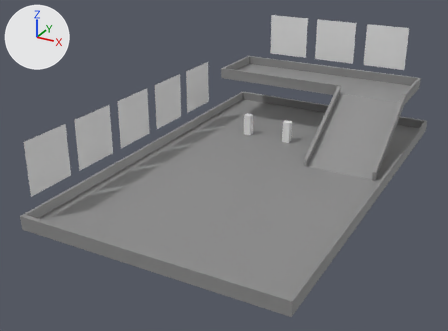
A saved change to the Blender file demo-files/demomap.blend.
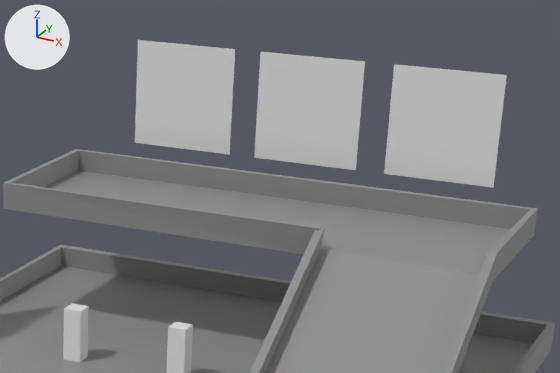
The first picture shows the older version from a 50 mm lens placed at (45.5, -68.2, 45.4), pointed at (-2.4, 18.9, 1.9). The close-ups show both versions on the part from 49% to 96% of the width and 0% to 42% of the height of that picture; other places that the commit changed are outside them. Every picture has the same lights, and +X, +Y and +Z are marked at upper left.
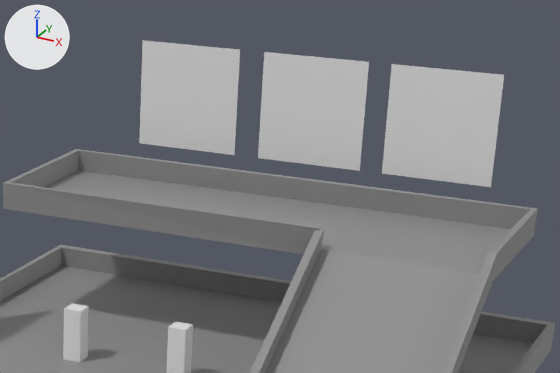
Changed parts and their boxes (x1, y1, x2, y2) in the close-ups (560 x 373 px):
```json
{"object": "Plane.002", "change": "moved", "before": [384, 64, 507, 187], "after": [258, 52, 369, 171]}
{"object": "Plane.003", "change": "moved", "before": [254, 52, 365, 170], "after": [382, 64, 504, 187]}
{"object": "Plane.004", "change": "moved", "before": [135, 40, 235, 155], "after": [139, 40, 240, 155]}
```

Edits to the scene script, one JSON object a line:
```json
{"op": "set", "path": "ob_plane_002.location", "old": "(12.83, 61.66, 15.76)", "new": "(2.03, 61.66, 15.76)"}
{"op": "set", "path": "ob_plane_003.location", "old": "(1.71, 61.66, 15.76)", "new": "(12.64, 61.66, 15.76)"}
{"op": "set", "path": "ob_plane_004.location", "old": "(-9.27, 61.66, 15.76)", "new": "(-8.83, 61.66, 15.76)"}
```
